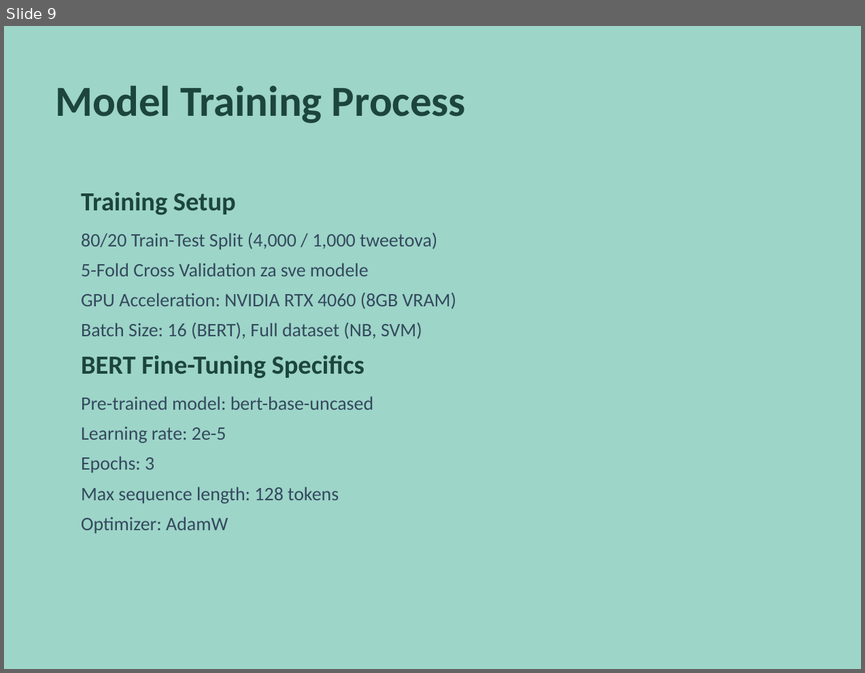
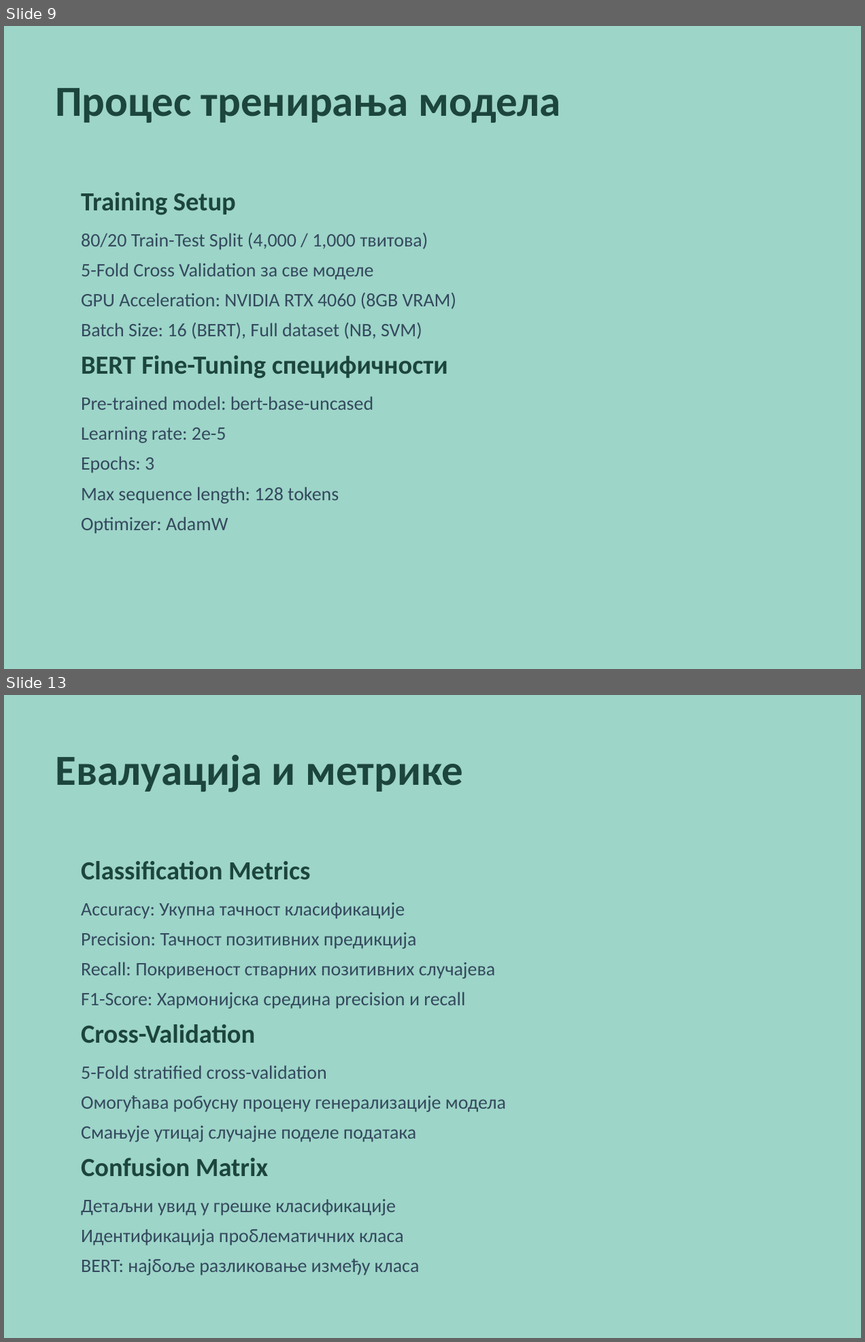
Before and after one commit to borisletic/diplomski, a slide deck: Prezentacija_Diplomski_Boris_Letic_RA_207_2021.pptx. Shown one above the other, each under a label of ours: slide 9 before the commit, slides 9 and 13 after it; the slides between them are not shown. The pictures are 865x673 and 865x1342 pixels, drawn with LibreOffice and Linux fonts; fonts in the diff are those of the drawing. Boxes give left, top, right and bottom in pixels: in the first picture for what was removed or moved away, otherwise in the second. Text is boxed around its words. In the diff, an @@ line names an element or a change of style, - is before the commit and + after.

```diff
--- a/Prezentacija_Diplomski_Boris_Letic_RA_207_2021.pptx
+++ b/Prezentacija_Diplomski_Boris_Letic_RA_207_2021.pptx
@@ slide 13 added at box(4, 695, 861, 1338), background #FFFFFF @@
@@ rectangle added at box(4, 695, 861, 1338), fill #9DD5C8 @@
@@ text added at box(55, 755, 463, 792), 36 pt, text #1C453D, bold @@
+Евалуација и метрике
@@ text added at box(81, 861, 506, 1275), 16 pt, text #34495E @@
+Classification Metrics
+Accuracy: Укупна тачност класификације
+Precision: Тачност позитивних предикција
+Recall: Покривеност стварних позитивних случајева
+F1-Score: Хармонијска средина precision и recall
+Cross-Validation
+5-Fold stratified cross-validation
+Омогућава робусну процену генерализације модела
+Смањује утицај случајне поделе података
+Confusion Matrix
+Детаљни увид у грешке класификације
+Идентификација проблематичних класа
+BERT: најбоље разликовање између класа
@@ slide 9 changed as well @@
@@ text at box(55, 88, 561, 123): text changed @@
-Model Training Process
+Процес тренирања модела
@@ text at box(81, 233, 428, 280): text changed @@
-80/20 Train-Test Split (4,000 / 1,000 tweetova)
-5-Fold Cross Validation za sve modele
+80/20 Train-Test Split (4,000 / 1,000 твитова)
+5-Fold Cross Validation за све моделе
@@ text at box(81, 355, 448, 378): text changed @@
-BERT Fine-Tuning Specifics
+BERT Fine-Tuning специфичности
```
Also in this commit, not shown: 7 other slides changed, 7 other slides added, 8 slides removed.
